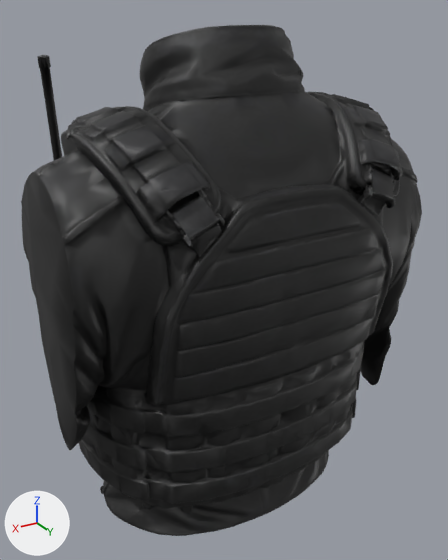
Two versions of the FBX model Assets/AMG/Models/Player/p_torso.fbx, one commit apart.
One viewpoint serves both versions: a 50 mm lens placed at (0.383, 0.664, 0.631), pointed at (-0.01, 0.009, 0.304). Lighting does not change. The marker at lower left points along +X, +Y and +Z. The picture after the commit comes second. Where no turn or scale is listed for an object, it has been applied to the vertices.

Script lines for the objects in view, before the commit:
```python
me_meshes_0 = bpy.data.meshes.new('meshes[0]')
me_meshes_0.from_pydata(...)  # 19933 vertices, 40000 faces; spans x -0.236..0.236, y -0.19..0.19, z 0.0..0.62
me_meshes_0.materials.append(mat_tripo_material_da9c924f_0cef_4088_b46a_e78e9b31513c)
ob_part = bpy.data.objects.new('Part', me_meshes_0)
ob_part.location = (0.0, 0.0, 0.0)
```
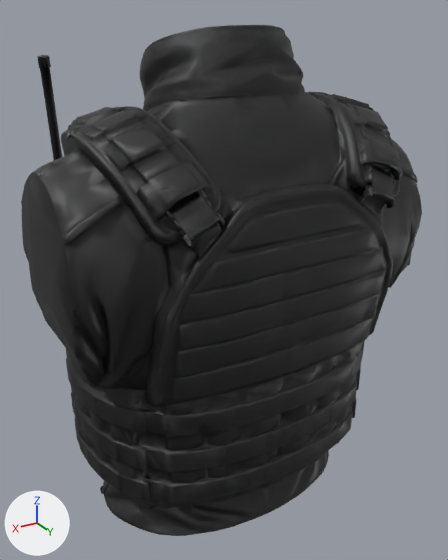
Pixel boxes (x1, y1, x2, y2) of what changed, in the pictures (448 x 560 px):
part 1 of me_meshes_0, cut back
    before: (360, 258, 411, 385)
part 2 of me_meshes_0, cut back
    before: (35, 273, 98, 450)
    after: (50, 280, 75, 352)

The edits, one by one:
me_meshes_0 is used by ob_part; location (0.0, 0.0, 0.0).
me_meshes_0 had 19933 vertices, 40000 faces and spanned x -0.236..0.236, y -0.19..0.19, z 0.0..0.62.
me_meshes_0 now has 19473 vertices, 39079 faces and spans x -0.231..0.233, y -0.19..0.19, z 0.0..0.62.
me_meshes_0 part 1: 247 vertices removed from x -0.236..-0.196, y -0.023..0.128, z 0.103..0.316; 1 vertex added at x -0.221, y 0.05, z 0.289.
me_meshes_0 part 2: 215 vertices removed from x 0.199..0.236, y -0.02..0.129, z 0.164..0.349; 1 vertex added at x 0.233, y 0.124, z 0.342.
